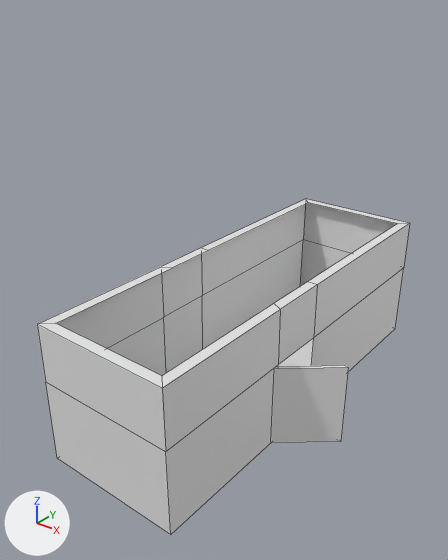
An edit to the Blender file homeed.blend, drawn before and after from the same camera.
One viewpoint serves both versions: a 50 mm lens placed at (6.22, -7.19, 12.81), pointed at (-4.57, 6.3, 4.44). The lights are fixed; the arrows at lower left show +X, +Y and +Z. Mesh edges are drawn as thin lines.

Before the edit, the objects in view are built like this:
```python
mat_material = principled_material('Material')
mat_material.base_color = (0.8, 0.8, 0.8)  # white #e7e7e7
me_cube = bpy.data.meshes.new('Cube')
me_cube.from_pydata(...)  # 32 vertices, 26 faces; spans x -2.36..2.29, y -1.28..12.34, z 0.24..4.89
me_cube.materials.append(mat_material)  # white #e7e7e7
me_cube_001 = bpy.data.meshes.new('Cube.001')
me_cube_001.from_pydata([(-2.35, 5.69, -0.26), (-2.35, 5.69, 2.5), (-0.66, 7.1, -0.24), (-0.66, 7.1, 2.52), (-2.2, 5.69, -0.26), (-2.2, 5.69, 2.5), (-0.51, 7.1, -0.24), (-0.51, 7.1, 2.52)], [], [(0, 1, 3, 2), (2, 3, 7, 6), (6, 7, 5, 4), (4, 5, 1, 0), (2, 6, 4, 0), (7, 3, 1, 5)])
ob_cube = bpy.data.objects.new('Cube', me_cube)
ob_cube.location = (-4.48, 2.33, -0.48)
ob_cube_001 = bpy.data.objects.new('Cube.001', me_cube_001)
ob_cube_001.location = (0.0, 0.0, 0.0)
```
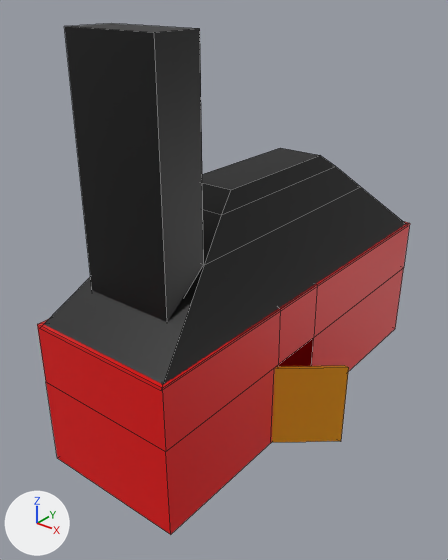
Patch to the scene script:
```diff
--- a/homeed.blend.py
+++ b/homeed.blend.py
@@ mat_material @@
 mat_material = principled_material('Material')
-mat_material.base_color = (0.8, 0.8, 0.8)  # white #e7e7e7
+mat_material.base_color = (0.8, 0.0, 0.000657)  # red #e70002
@@ mat_material_002 @@
+mat_material_002 = principled_material('Material.002')
+mat_material_002.base_color = (0.8, 0.309, 0.0)  # orange #e79700
@@ mat_material_004 @@
+mat_material_004 = principled_material('Material.004')
+mat_material_004.base_color = (0.0, 0.0, 0.0)  # black #000000
@@ me_cube_001 @@
 me_cube_001.from_pydata(...)  # 8 vertices, 6 faces; spans x -2.35..-0.51, y 5.69..7.1, z -0.26..2.52
+me_cube_001.materials.append(mat_material_002)  # orange #e79700
@@ me_cube_002 @@
+me_cube_002.from_pydata(...)  # 24 vertices, 20 faces; spans x -1.0..3.53, y 0.58..14.15, z -1.0..6.53
+me_cube_002.materials.append(mat_material_004)  # black #000000
@@ ob_cube_002 @@
+ob_cube_002 = bpy.data.objects.new('Cube.002', me_cube_002)
+ob_cube_002.location = (-5.75, 0.48, 5.32)
```

Where the change shows, as pixel boxes [x1, y1, x2, y2] in the pictures (448 x 560 px):
'Cube', recoloured (white to red)
    both: [37, 199, 410, 535]
'Cube.002', added (black)
    after: [44, 23, 406, 385]
'Cube.001', recoloured
    both: [272, 365, 349, 442]
